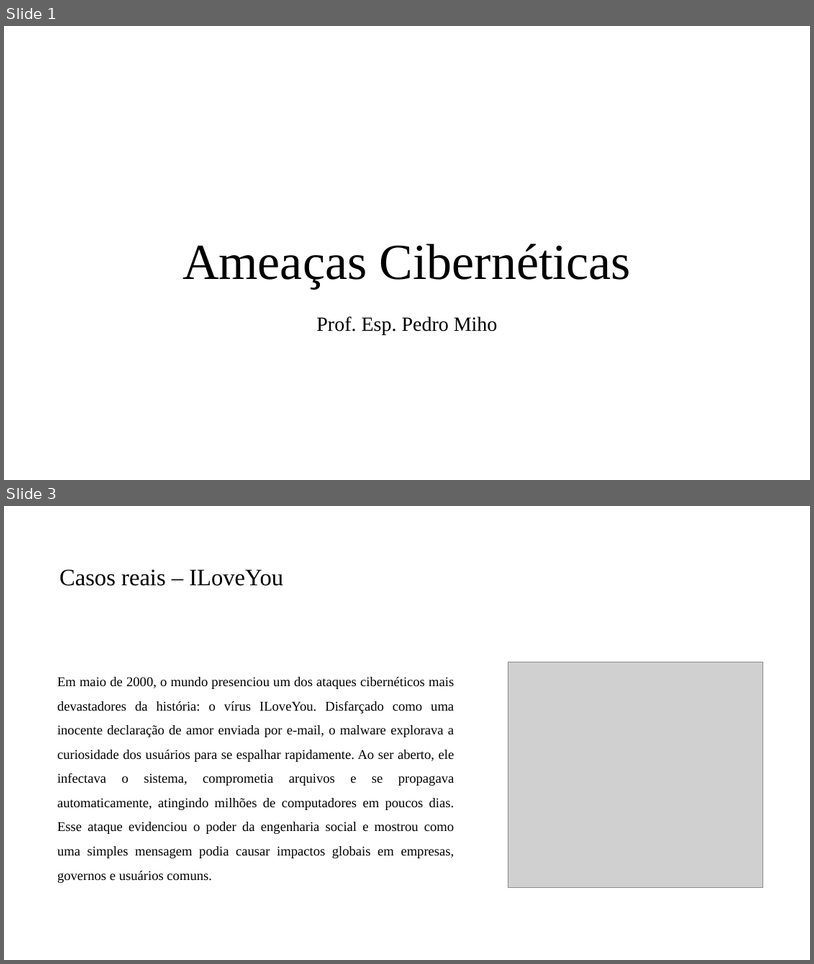
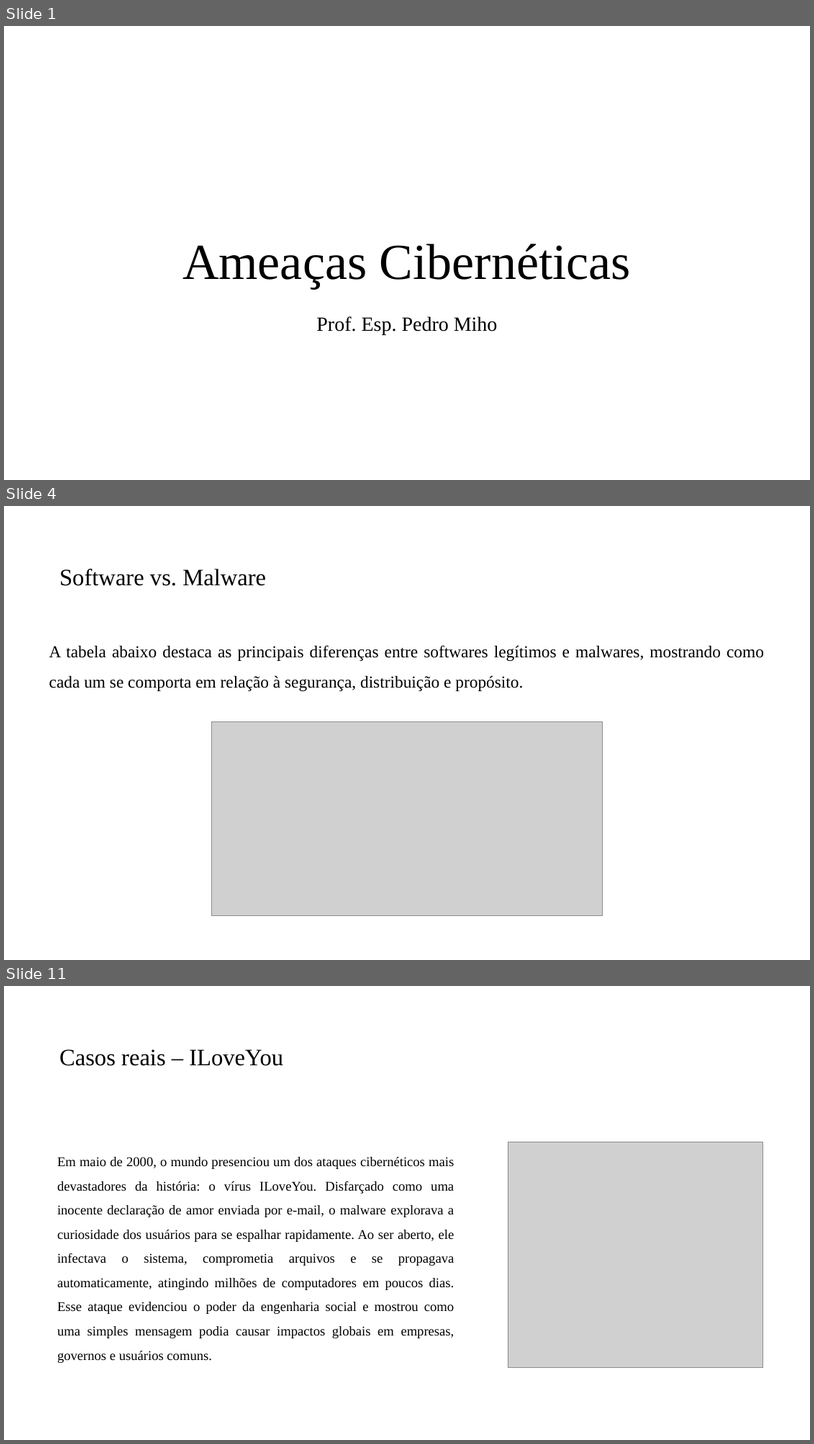
Before and after one commit to PedroMiho/UMC, a slide deck: Projeto de Software e Segurança da Informação - 2026/Segurança da Informação/Aula 02 - Ameaças Cibernéticas/Ameaças Ciberneticas.pptx. Shown one above the other, each under a label of ours: slides 1 and 3 before the commit, slides 1, 4 and 11 after it; the slides between them are not shown. The pictures are 814x964 and 814x1444 pixels, drawn with LibreOffice and Linux fonts; fonts in the diff are those of the drawing; grey boxes stand for pictures; background and template pictures are left out. Boxes give left, top, right and bottom in pixels: in the first picture for what was removed or moved away, otherwise in the second. Text is boxed around its words. In the diff, an @@ line names an element or a change of style, - is before the commit and + after.

```diff
--- a/Projeto de Software e Segurança da Informação - 2026/Segurança da Informação/Aula 02 - Ameaças Cibernéticas/Ameaças Ciberneticas.pptx
+++ b/Projeto de Software e Segurança da Informação - 2026/Segurança da Informação/Aula 02 - Ameaças Cibernéticas/Ameaças Ciberneticas.pptx
@@ slide 4 added at box(4, 506, 810, 960), background #FFFFFF @@
@@ title added at box(59, 569, 266, 586), 28 pt, text #000000 @@
+Software vs. Malware
@@ text added at box(49, 645, 764, 691), 20 pt, text #000000 @@
+A tabela abaixo destaca as principais diferenças entre softwares legítimos e malwares, mostrando como cada um se comporta em relação à segurança, distribuição e propósito.
@@ picture added at box(211, 721, 603, 915) @@
@@ what was slide 3 is now slide 11 @@
```
Also in this commit, not shown: 1 slide changed, 7 other slides added, 1 other file.
